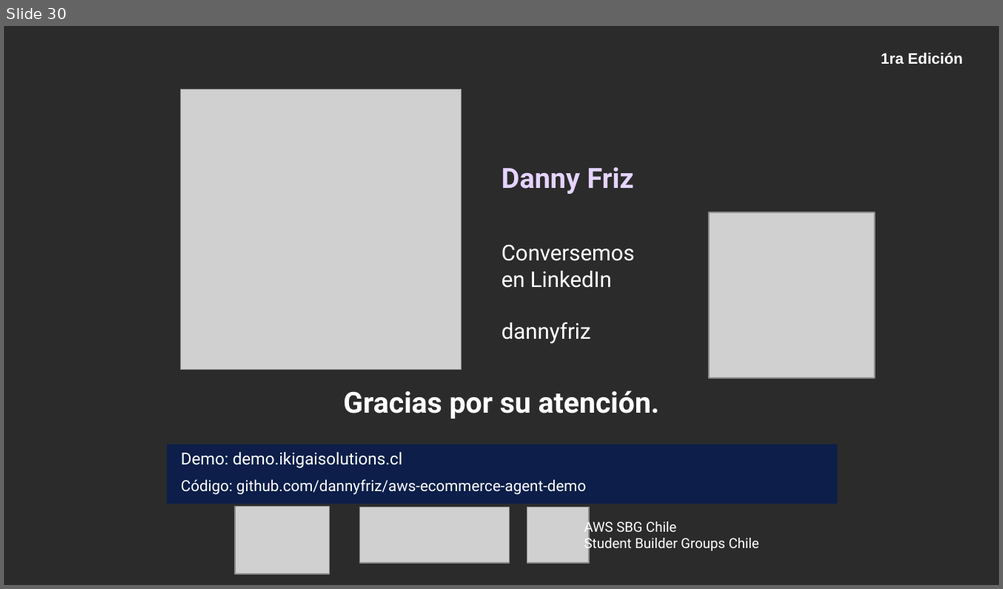
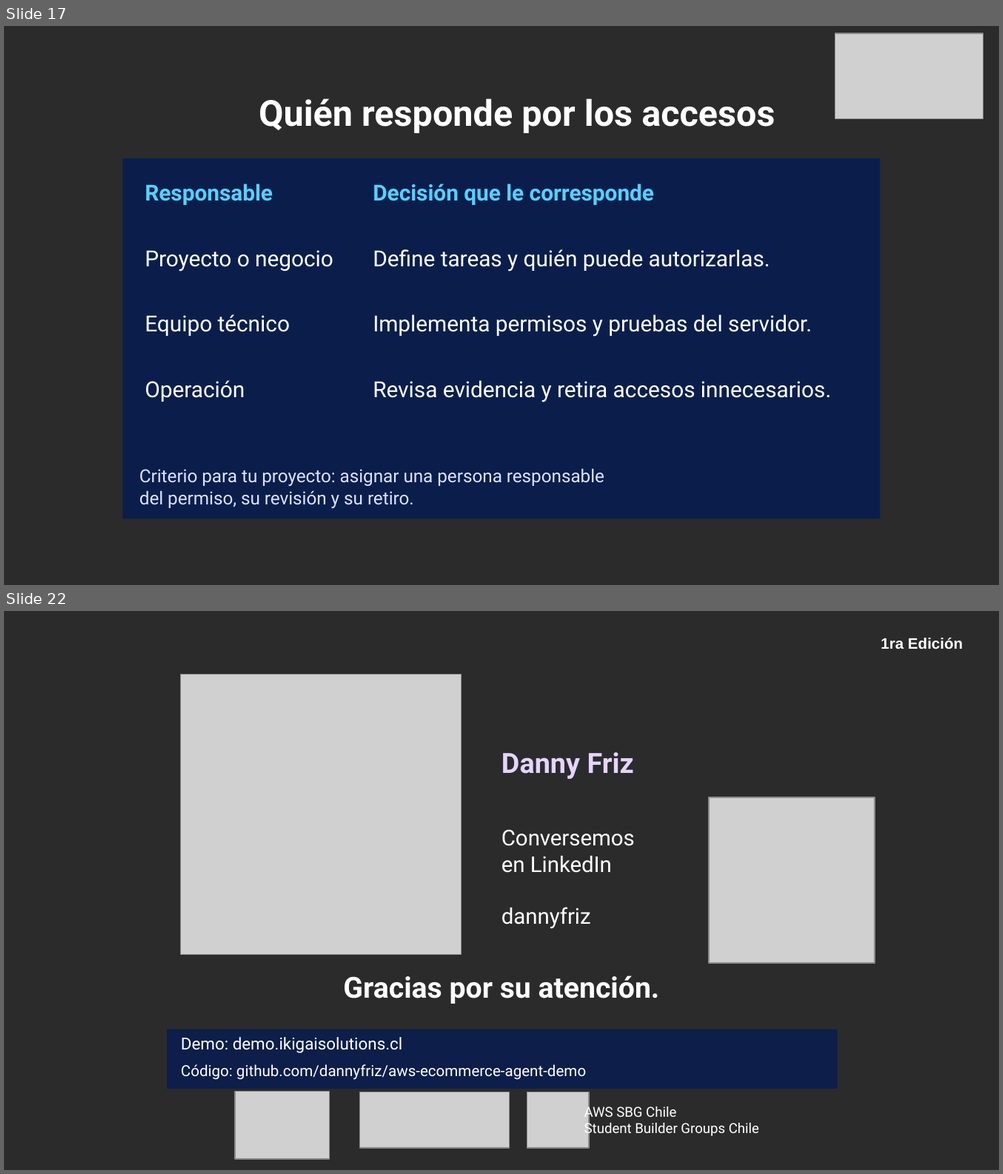
Before and after one commit to dannyfriz/aws-ecommerce-agent-demo, a slide deck: docs/presentaciones/Danny_Friz_SCD_2026_arquitectura_IA.pptx. Shown one above the other, each under a label of ours: slide 30 before the commit, slides 17 and 22 after it; the slides between them are not shown. The pictures are 1003x589 and 1003x1174 pixels, drawn with LibreOffice and Linux fonts; fonts in the diff are those of the drawing; grey boxes stand for pictures; background and template pictures are left out; a plain dark background stands for a picture behind light text. Boxes give left, top, right and bottom in pixels: in the first picture for what was removed or moved away, otherwise in the second. Text is boxed around its words. In the diff, an @@ line names an element or a change of style, - is before the commit and + after.

Commit message:
docs: alinear la charla con identidad y gobierno de accesos

```diff
--- a/docs/presentaciones/Danny_Friz_SCD_2026_arquitectura_IA.pptx
+++ b/docs/presentaciones/Danny_Friz_SCD_2026_arquitectura_IA.pptx
@@ slide 17 added at <box>4,26,999,585</box>, background picture (left out) @@
@@ picture added at <box>834,33,982,118</box> @@
@@ text added at <box>259,99,774,133</box>, 26 pt, text #FFFFFF, bold @@
+Quién responde por los accesos
@@ rectangle added at <box>122,158,879,518</box>, fill #0B1E4B @@
@@ table added at <box>139,178,865,440</box>, 4 rows, 2 columns @@
+Responsable | Decisión que le corresponde
+Proyecto o negocio | Define tareas y quién puede autorizarlas.
+Equipo técnico | Implementa permisos y pruebas del servidor.
+Operación | Revisa evidencia y retira accesos innecesarios.
@@ text added at <box>139,469,604,508</box>, 13 pt, text #DDE2FF @@
+Criterio para tu proyecto: asignar una persona responsable
+del permiso, su revisión y su retiro.
@@ what was slide 30 is now slide 22 @@
```
Also in this commit, not shown: 16 slides changed, 10 other slides added, 11 slides removed, 6 other files.
